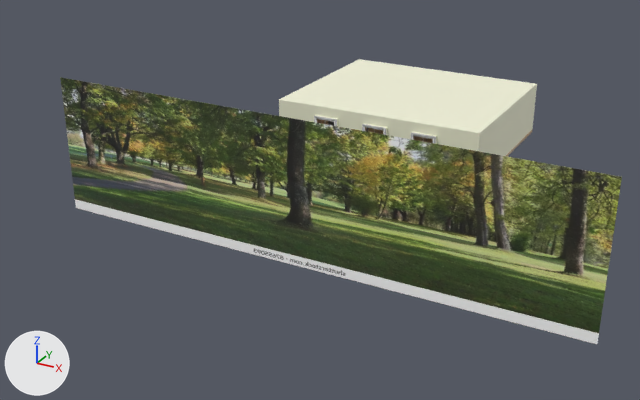
An edit to the glTF model public/models/room.glb, drawn before and after from the same camera.
Rendered twice from a camera (50 mm lens) standing at (34.9, -127.0, 46.0) and looking at (-21.7, -24.1, -5.4). The lights are fixed; the arrows at lower left show +X, +Y and +Z. The first picture is the older version. Where no turn or scale is listed for an object, it has been applied to the vertices.

Names of what the first picture shows: 'background', 'roof', 'room_base' and 6 more.
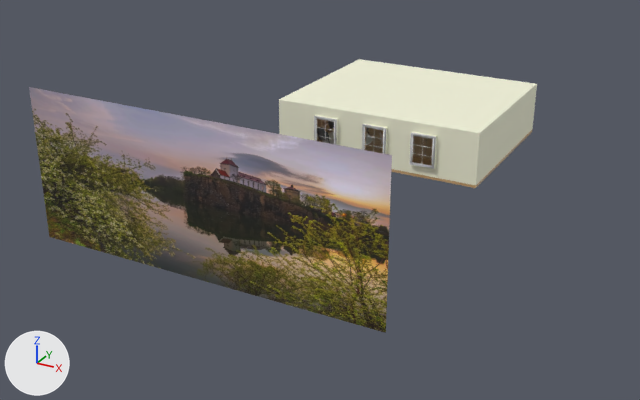
Where the newer file only moved an object's origin or applied its transform, the numbers keep the older frame.

Boxes [x1, y1, x2, y2] around the edits, measured in the pictures (640 x 400 px):
```json
{"object": "background", "change": "surface changed, moved, rescaled", "before": [60, 77, 622, 344], "after": [29, 87, 392, 333], "on screen": "35% narrower, 8% shorter"}
{"object": "Catalog", "change": "moved", "after": [413, 136, 436, 159], "on screen": "not visible before"}
{"object": "ProcessedMeshNode.014", "change": "moved", "after": [379, 132, 383, 149], "on screen": "not visible before"}
{"object": "room_base", "change": "unchanged, uncovered by the edit", "before": [279, 87, 537, 156], "after": [279, 59, 537, 188]}
{"object": "roof", "change": "unchanged, covered by the edit", "before": [279, 59, 537, 136]}
```

The change, as JSON lines over the scene's bpy script:
```json
{"op": "add", "block": "img_bergkirche_beucha", "code": ["img_bergkirche_beucha = load_image('bergkirche-beucha', '_unpacked/bergkirche-beucha', 1920, 1278, 'sRGB')"]}
{"op": "set", "path": "mat_material.texture", "old": "img_park", "new": "img_bergkirche_beucha"}
{"op": "set", "path": "mat_material.roughness", "old": "0.5", "new": "1.0"}
{"op": "add", "block": "ob_catalog", "code": "ob_catalog.parent = ob_small_shelf_glb"}
{"op": "add", "block": "ob_processedmeshnode_014", "code": "ob_processedmeshnode_014.parent = ob_chairs"}
{"op": "set", "path": "ob_background.location", "old": "(-16.7, -39.0, 2.0)", "new": "(-29.3, -43.3, 0.1)"}
{"op": "set", "path": "ob_background.scale", "old": "(38.2, 10.0, 1.0)", "new": "(27.2, 11.4, 1.0)"}
{"op": "add", "block": "ob_chairs", "code": ["ob_chairs = bpy.data.objects.new('chairs', None)", "ob_chairs.location = (-18.61, -14.09, 0.0)", "ob_chairs.scale = (3.0, 3.0, 3.0)"]}
{"op": "add", "block": "ob_small_shelf_glb", "code": ["ob_small_shelf_glb = bpy.data.objects.new('small_shelf.glb', None)", "ob_small_shelf_glb.location = (-6.0, -9.0, 0.0)", "ob_small_shelf_glb.rotation_euler = (0.0, 0.0, -3.142)  # degrees (0, 0, -180)", "ob_small_shelf_glb.scale = (3.0, 3.0, 3.0)"]}
```
